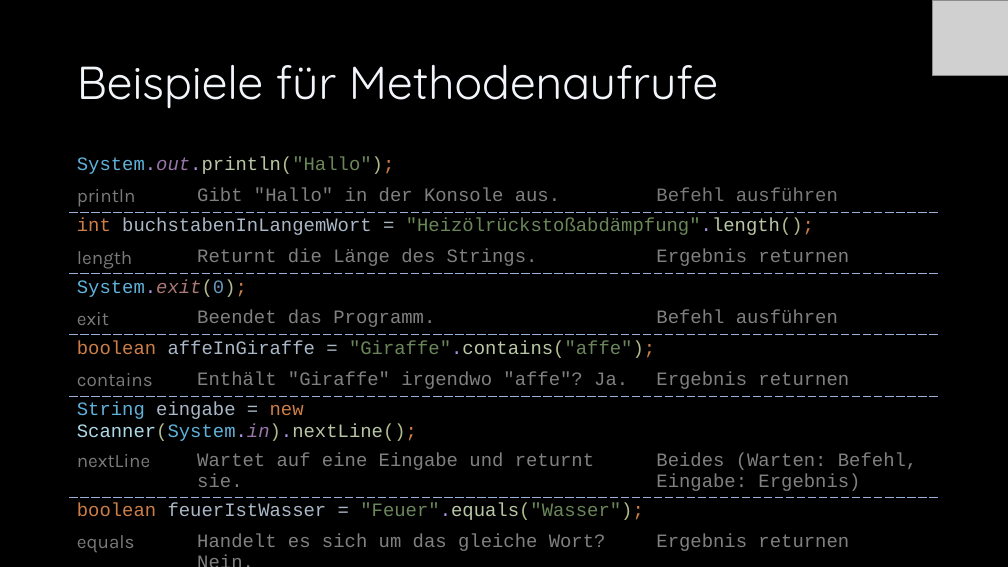
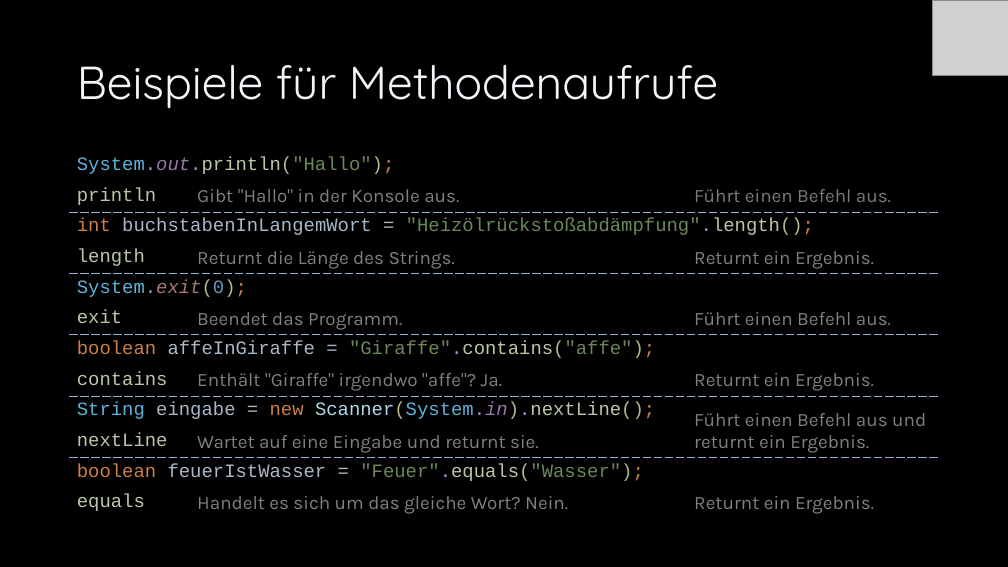
Before and after one commit to Cactusroot/Java, a slide deck: slide 27 of src/Java.pptx (slide 22 before the commit). Drawn at 1008x567 pixels with LibreOffice and Linux fonts; fonts in the diff are those of the drawing; grey boxes stand for pictures. Boxes give left, top, right and bottom in pixels: in the first picture for what was removed or moved away, otherwise in the second. Text is boxed around its words. In the diff, an @@ line names an element or a change of style, - is before the commit and + after.

```diff
--- a/src/Java.pptx
+++ b/src/Java.pptx
@@ table at <box>70,151,938,520</box> @@
-row 2, column 3: Befehl ausführen
+row 2, column 3: Führt einen Befehl aus.
-row 4, column 3: Ergebnis returnen
+row 4, column 3: Returnt ein Ergebnis.
-row 6, column 3: Befehl ausführen
+row 6, column 3: Führt einen Befehl aus.
-row 8, column 3: Ergebnis returnen
+row 8, column 3: Returnt ein Ergebnis.
-row 9, column 3: Beides (Warten: Befehl, Eingabe: Ergebnis)
+row 9, column 3: Führt einen Befehl aus und returnt ein Ergebnis.
-row 12, column 3: Ergebnis returnen
+row 12, column 3: Returnt ein Ergebnis.
@@ font Karla to Courier New, text colour #7A7A7A to #B9C7A6 in "println", "length", "exit", "contains" and 2 more places @@
@@ font Courier New to Karla in "Gibt "Hallo" in der Konsole aus.", "Returnt die Länge des Strings.", "Beendet das Programm.", "Enthält "Giraffe" irgendwo "affe"? Ja." and 2 more places @@
```
Also in this commit, not shown: 23 other slides changed, 9 slides added, 2 slides removed, 2 other files.
